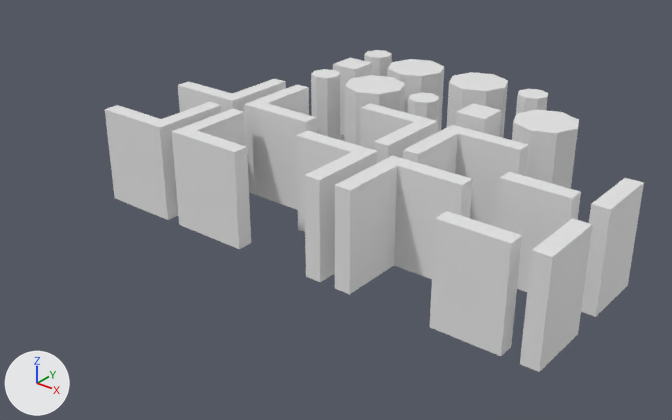
What one commit did to the FBX model Assets/A.Art & Shaders/Models/World Models/walls varied.fbx.
Before and after are seen from a 50 mm camera at (34.7, -54.3, 25.3) aimed at (1.1, -12.3, -0.8). Every picture has the same lights, and +X, +Y and +Z are marked at lower left. The picture after the commit comes second. Where no turn or scale is listed for an object, it has been applied to the vertices.
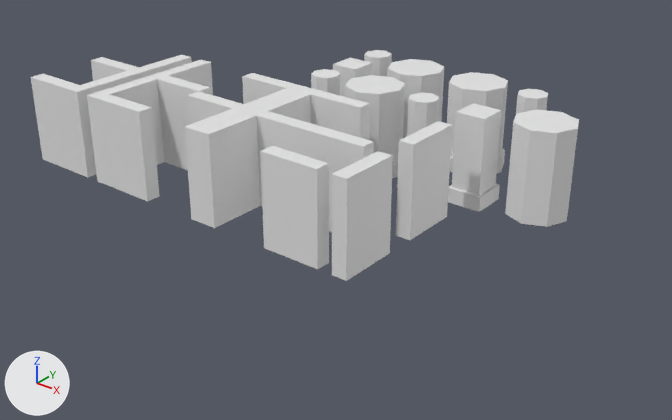
Scene script edits in JSON lines:
```json
{"op": "set", "path": "ob_cube_043.location", "old": "(6.5, -16.5, 0.5)", "new": "(-3.5, -15.5, 0.5)"}
{"op": "set", "path": "ob_cube_044.location", "old": "(8.5, -16.5, 0.5)", "new": "(-2.5, -15.5, 0.5)"}
{"op": "set", "path": "ob_cube_032.location", "old": "(14.5, -14.5, 0.5)", "new": "(2.5, -15.5, 0.5)"}
{"op": "set", "path": "ob_cube_031.location", "old": "(19.5, -11.5, 0.5)", "new": "(7.5, -10.5, 0.5)"}
{"op": "set", "path": "ob_cube_033.location", "old": "(-5.5, -14.5, 0.5)", "new": "(-14.5, -14.5, 0.5)"}
{"op": "set", "path": "ob_cube_039.location", "old": "(19.5, -17.5, 0.5)", "new": "(7.5, -16.5, 0.5)"}
{"op": "set", "path": "ob_cube_037.location", "old": "(8.5, -10.5, 0.5)", "new": "(-2.5, -10.5, 0.5)"}
{"op": "set", "path": "ob_cube_041.location", "old": "(-5.5, -20.5, 0.5)", "new": "(-14.5, -19.5, 0.5)"}
{"op": "set", "path": "ob_cube_034.location", "old": "(-3.5, -14.5, 0.5)", "new": "(-12.5, -14.5, 0.5)"}
{"op": "set", "path": "ob_cube_036.location", "old": "(6.5, -10.5, 0.5)", "new": "(-3.5, -10.5, 0.5)"}
{"op": "set", "path": "ob_cube_040.location", "old": "(14.5, -20.5, 0.5)", "new": "(2.5, -19.5, 0.5)"}
{"op": "set", "path": "ob_cube_042.location", "old": "(-3.5, -20.5, 0.5)", "new": "(-12.5, -19.5, 0.5)"}
```

Location of each change, (x1, y1, x2, y2) in pixels of the pictures (672 x 420 px):
```json
{"object": "Cube.044", "change": "moved", "before": [335, 155, 473, 295], "after": [196, 108, 318, 228]}
{"object": "Cube.040", "change": "moved", "before": [430, 211, 522, 356], "after": [260, 146, 329, 269]}
{"object": "Cube.042", "change": "moved", "before": [172, 109, 251, 249], "after": [87, 76, 164, 201]}
{"object": "Cube.039", "change": "moved", "before": [520, 218, 593, 372], "after": [332, 151, 393, 281]}
{"object": "Cube.041", "change": "moved", "before": [105, 102, 222, 220], "after": [31, 71, 138, 177]}
{"object": "Cube.031", "change": "moved", "before": [581, 178, 644, 317], "after": [396, 121, 452, 240]}
{"object": "Cube.034", "change": "moved", "before": [244, 85, 317, 210], "after": [148, 60, 213, 170]}
{"object": "Cube.037", "change": "moved", "before": [403, 125, 529, 227], "after": [256, 87, 370, 140]}
{"object": "Cube.043", "change": "moved", "before": [296, 131, 378, 282], "after": [185, 91, 256, 223]}
{"object": "Cube.032", "change": "moved", "before": [496, 172, 581, 292], "after": [308, 126, 374, 232]}
{"object": "Cube.036", "change": "moved", "before": [360, 103, 438, 163], "after": [242, 73, 308, 107]}
{"object": "Cube.033", "change": "moved", "before": [178, 79, 286, 112], "after": [91, 55, 192, 81]}
{"object": "Cube.045", "change": "unchanged, uncovered by the edit", "before": [455, 103, 502, 137], "after": [448, 103, 502, 212]}
{"object": "Cylinder.064", "change": "unchanged, covered by the edit", "before": [311, 69, 340, 140], "after": [311, 69, 340, 95]}
```
